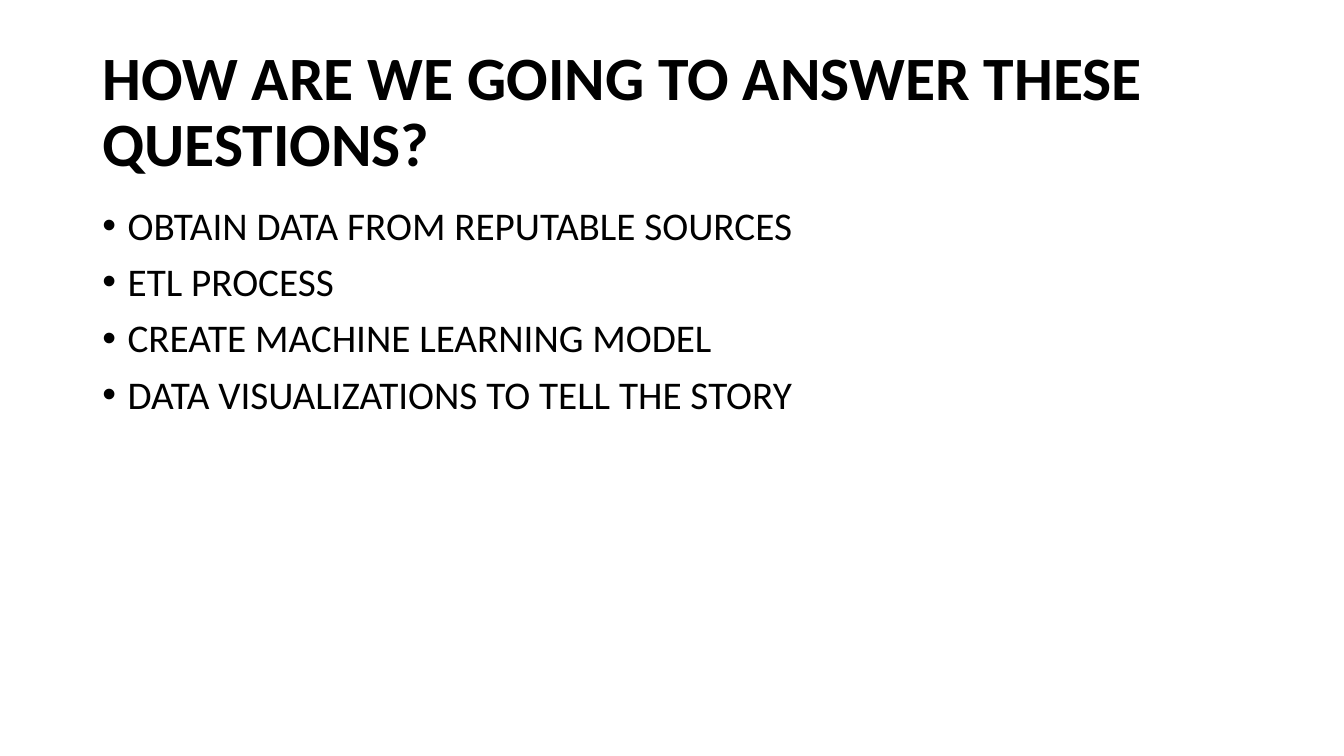
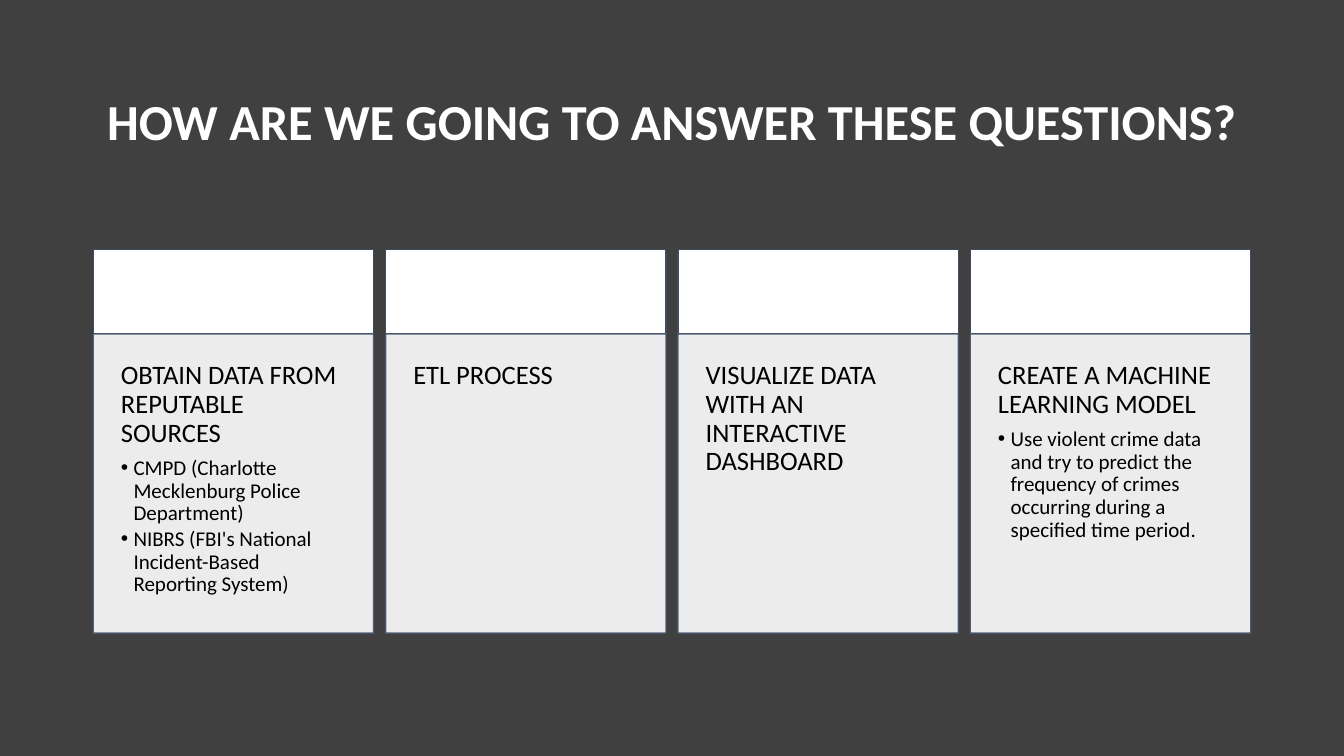
Before and after one commit to Kcav18/Final_Project, a slide deck: slide 4 of Final Presentation.pptx. Drawn at 1344x756 pixels with LibreOffice and Linux fonts; fonts in the diff are those of the drawing. Boxes give left, top, right and bottom in pixels: in the first picture for what was removed or moved away, otherwise in the second. Text is boxed around its words. In the diff, an @@ line names an element or a change of style, - is before the commit and + after.

```diff
--- a/Final Presentation.pptx
+++ b/Final Presentation.pptx
@@ background #FFFFFF to #404040 @@
@@ title "HOW ARE WE GOING TO ...": place and size @@
-title "HOW ARE WE GOING TO ..." at [102,59,1142,174]
+title "HOW ARE WE GOING TO ..." at [107,105,1237,147]
@@ title "HOW ARE WE GOING TO ..." at [107,105,1237,147]: size 44 to 36 pt, text colour #000000 to #FFFFFF; alignment left to centre @@
@@ text removed at [128,214,792,410] @@
-• OBTAIN DATA FROM REPUTABLE SOURCES
-• ETL PROCESS
-• CREATE MACHINE LEARNING MODEL
-• DATA VISUALIZATIONS TO TELL THE STORY
@@ group added at [93,250,1251,633]: 8 rectangles, 4 texts @@
+OBTAIN DATA FROM REPUTABLE SOURCES
+  • CMPD (Charlotte Mecklenburg Police Department)
+  • NIBRS (FBI's National Incident-Based Reporting System)
+ETL PROCESS
+VISUALIZE DATA WITH AN INTERACTIVE DASHBOARD
+CREATE A MACHINE LEARNING MODEL
+  • Use violent crime data and try to predict the frequency of crimes occurring during a specified time period.
```
Also in this commit, not shown: 8 other slides changed.
